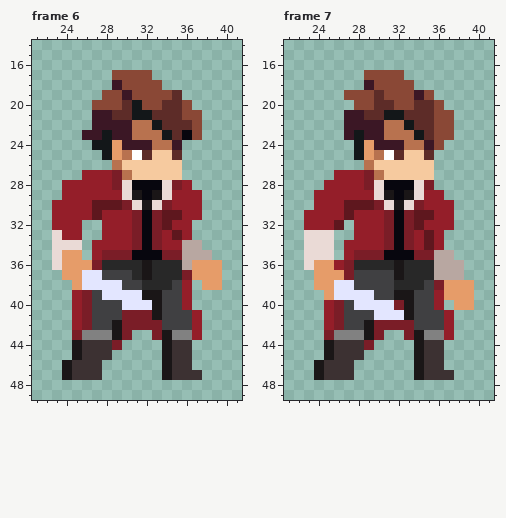
Pixel-art file: NeverShallWeDie/Assets/Sprites/Actors/NPCs/Crew/Navigator.aseprite. That is the earlier state.
64x64 pixels, 7 frames. Shown: frame 6: x 21..41, y 14..49; frame 7: x 21..41, y 14..49. The commit also changed other frames, which this record leaves out.
Now the later version:
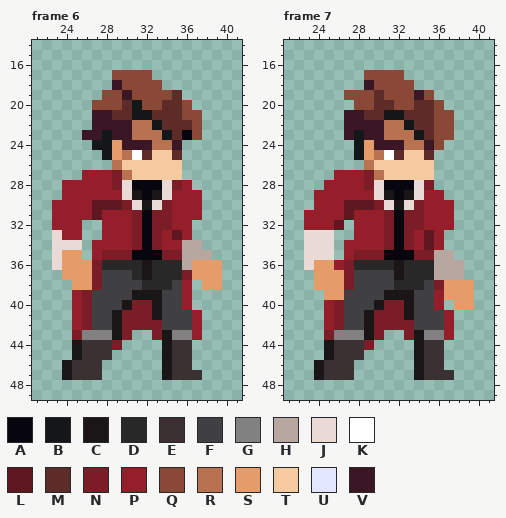
Palette (. is transparent): A #07060e  B #131719  C #1a1617  D #282828  E #3c3132  F #404042  G #818181  H #b8a7a1  J #eadad6  K #ffffff  L #5e171e  M #5d2c28  N #7a1d27  P #941e29  Q #8a4836  R #b8724f  S #e69c69  T #f6ca9f  U #e3e6ff  V #3b1725
Difference:
{"where": "frame 6"}
{"frame":6,"y":31,"x":34,"old":"LL","new":"NP"}
{"frame":6,"y":32,"x":34,"old":"L","new":"N"}
{"frame":6,"y":37,"x":26,"old":"UU","new":"SN"}
{"frame":6,"y":38,"x":26,"old":"UUUU","new":"SNFF"}
{"frame":6,"y":39,"x":28,"old":"UUUU","new":"FFFC"}
{"frame":6,"y":40,"x":30,"old":"UUU","new":"CNN"}
{"frame":6,"y":41,"x":29,"old":"F","new":"C"}
{"where": "frame 7"}
{"frame":7,"y":31,"x":34,"old":"LL","new":"NP"}
{"frame":7,"y":32,"x":34,"old":"L","new":"N"}
{"frame":7,"y":38,"x":26,"old":"UU","new":"SN"}
{"frame":7,"y":39,"x":26,"old":"UUUU","new":"SFFF"}
{"frame":7,"y":39,"x":31,"old":"F","new":"C"}
{"frame":7,"y":40,"x":28,"old":"UUUU","new":"FFCN"}
{"frame":7,"y":41,"x":29,"old":"FUUU","new":"CNNN"}
{"label":"changed","picture_box":[162,210,182,230]}
{"label":"changed","picture_box":[82,270,152,320]}
{"label":"changed","picture_box":[414,210,434,230]}
{"label":"changed","picture_box":[334,280,404,320]}
